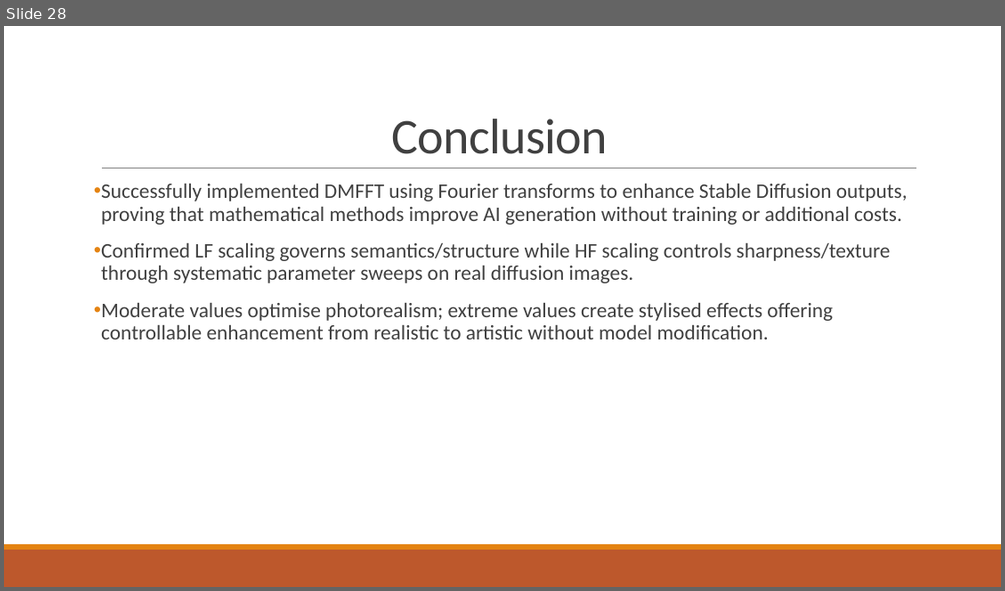
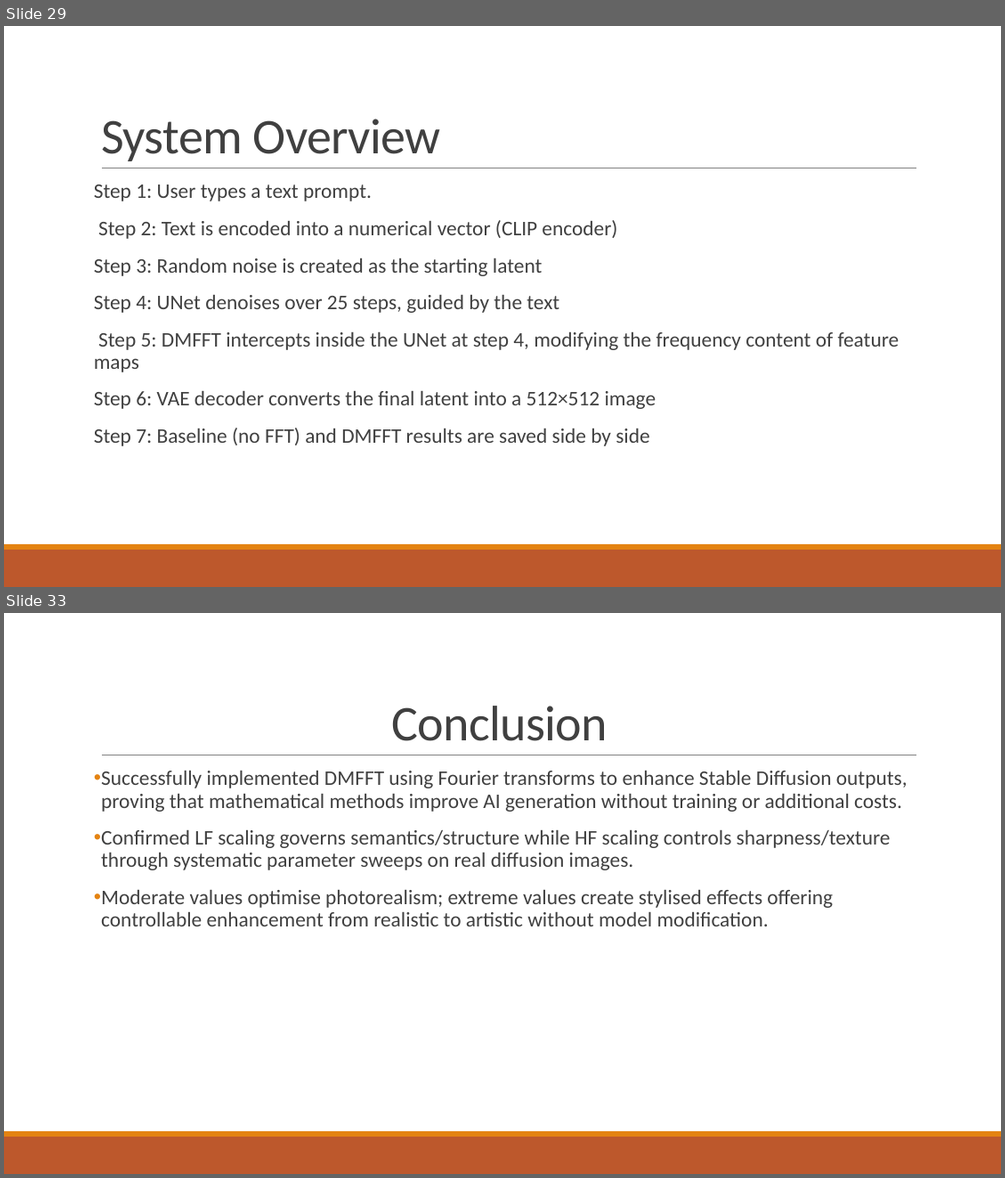
Before and after one commit to mithulpranav24/D13_MFC4_DMFFT, a slide deck: docs/Presentation.pptx. Shown one above the other, each under a label of ours: slide 28 before the commit, slides 29 and 33 after it; the slides between them are not shown. The pictures are 1005x591 and 1005x1178 pixels, drawn with LibreOffice and Linux fonts; fonts in the diff are those of the drawing. Boxes give left, top, right and bottom in pixels: in the first picture for what was removed or moved away, otherwise in the second. Text is boxed around its words. In the diff, an @@ line names an element or a change of style, - is before the commit and + after.

```diff
--- a/docs/Presentation.pptx
+++ b/docs/Presentation.pptx
@@ slide 29 added at (4, 26, 1001, 587), background #FFFFFF; not listed: 3 template elements that a slide beside it also shows @@
@@ title added at (101, 119, 441, 161), 48 pt, text #404040 @@
+System Overview
@@ text added at (94, 184, 899, 446), 20 pt, text #404040 @@
+Step 1: User types a text prompt.
+Step 2: Text is encoded into a numerical vector (CLIP encoder)
+Step 3: Random noise is created as the starting latent
+Step 4: UNet denoises over 25 steps, guided by the text
+Step 5: DMFFT intercepts inside the UNet at step 4, modifying the frequency content of feature maps
+Step 6: VAE decoder converts the final latent into a 512×512 image
+Step 7: Baseline (no FFT) and DMFFT results are saved side by side
@@ what was slide 28 is now slide 33 @@
```
Also in this commit, not shown: 1 slide changed, 12 other slides added, 8 slides removed.
